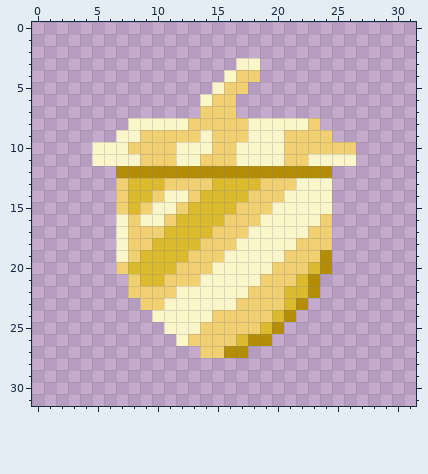
Pixel-art file -- src/Assets/ASE Files/Entities/Pickups/Progression/spr_goldAcorn.aseprite. This is how it looked before the edit.
32x32 pixels, 1 frame.
The same view after the edit:
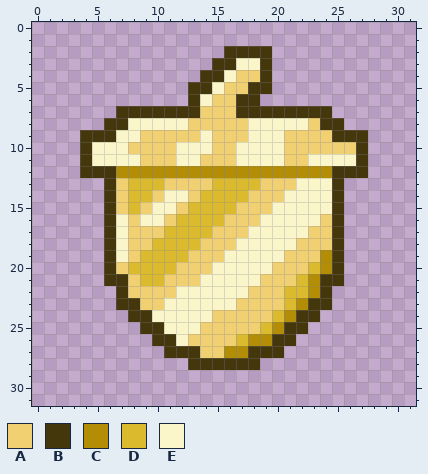
Palette (. is transparent): A #f1d072  B #45370c  C #b28d05  D #dbbb2d  E #faf6c9
The edit:
Layer "Layer 4":
y 2: x 16..19 .... -> BBBB
y 3: x 15..16 .. -> BB; x 19 . -> B
y 4: x 14..15 .. -> BB; x 19 . -> B
y 5: x 13..14 .. -> BB; x 18..19 .. -> BB
y 6: x 13 . -> B; x 17..18 .. -> BB
y 7: x 7..13 ....... -> BBBBBBB; x 17..24 ........ -> BBBBBBBB
y 8: x 6..7 .. -> BB; x 24..25 .. -> BB
y 9: x 4..6 ... -> BBB; x 25..27 ... -> BBB
y 10..11: x 4 . -> B; x 27 . -> B
y 12: x 4..6 ... -> BBB; x 25..27 ... -> BBB
y 13..20: x 6 . -> B; x 25 . -> B
y 21: x 6..7 .. -> BB; x 24..25 .. -> BB
y 22: x 7 . -> B; x 24 . -> B
y 23: x 7..8 .. -> BB; x 23..24 .. -> BB
y 24: x 8..9 .. -> BB; x 22..23 .. -> BB
y 25: x 9..10 .. -> BB; x 21..22 .. -> BB
y 26: x 10..11 .. -> BB; x 20..21 .. -> BB
y 27: x 11..13 ... -> BBB; x 18..20 ... -> BBB
y 28: x 13..18 ...... -> BBBBBB
Changed places in both pictures, as pixel boxes (x1, y1, x2, y2):
added: (80, 46, 368, 370)
